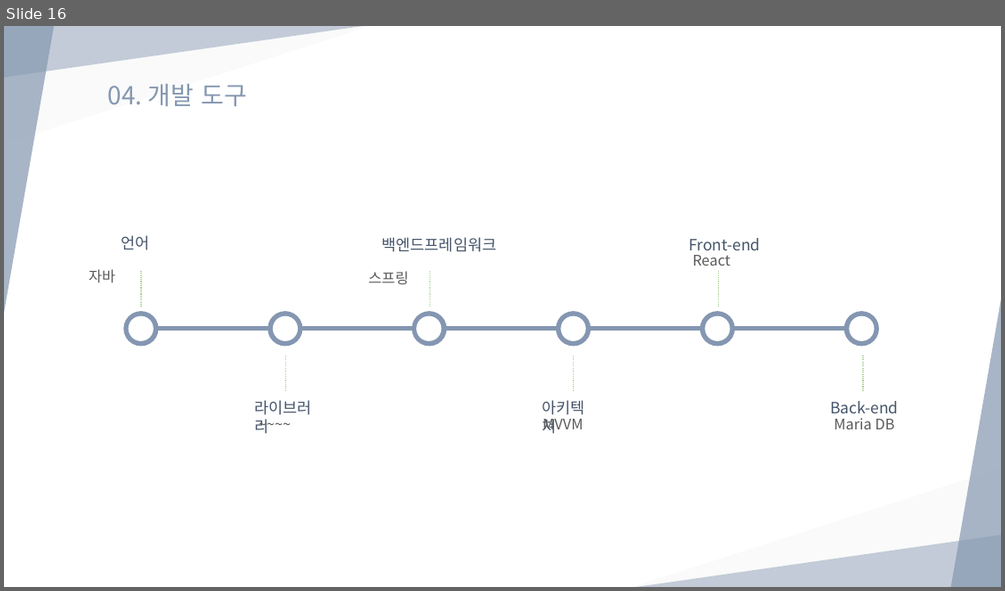
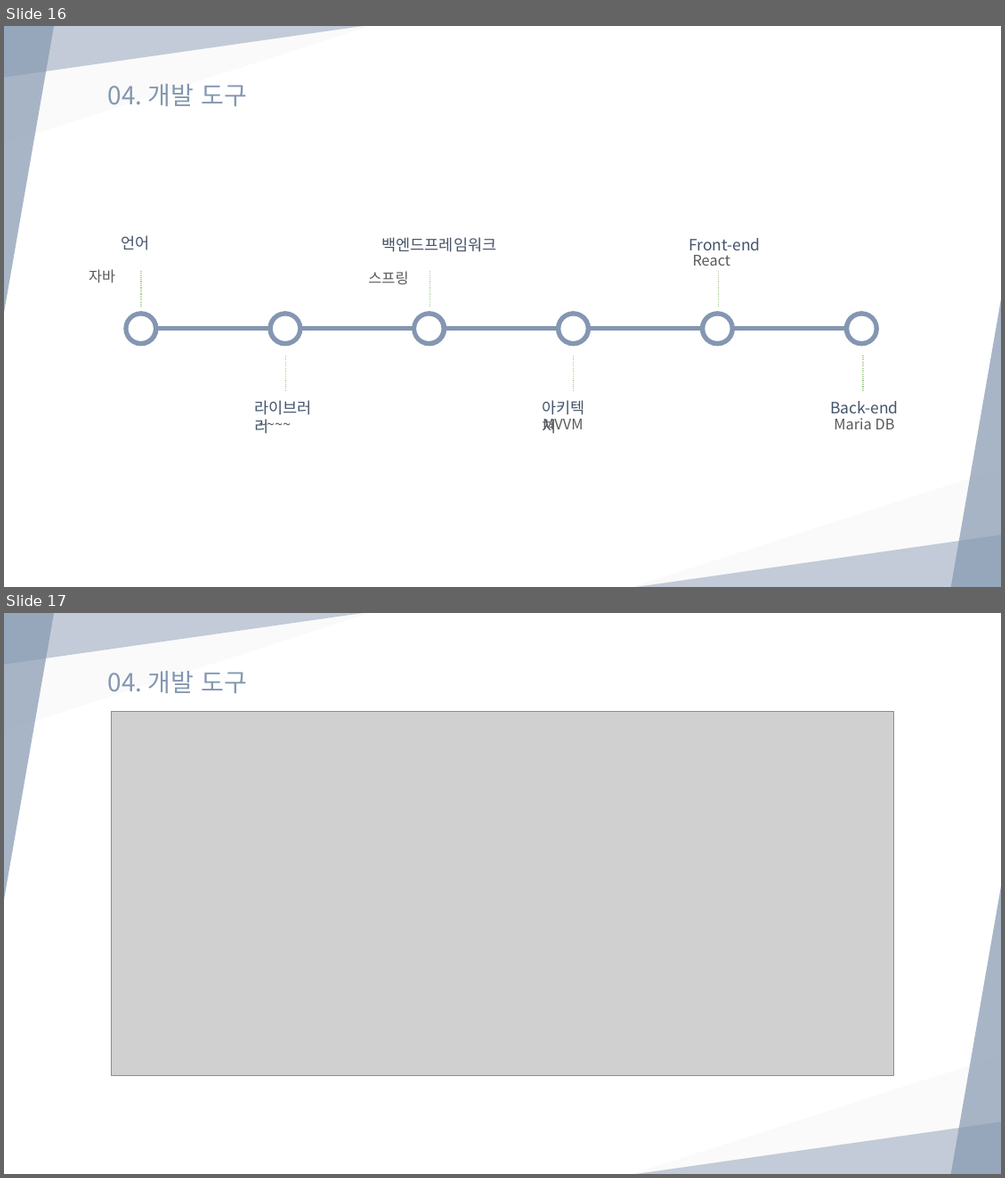
Before and after one commit to cyj2857/hanzari, a slide deck: documents/PPT/한자리.pptx. Shown one above the other, each under a label of ours: slide 16 before the commit, slides 16 and 17 after it. The pictures are 1005x591 and 1005x1178 pixels, drawn with LibreOffice and Linux fonts; fonts in the diff are those of the drawing; grey boxes stand for pictures. Boxes give left, top, right and bottom in pixels: in the first picture for what was removed or moved away, otherwise in the second. Text is boxed around its words. In the diff, an @@ line names an element or a change of style, - is before the commit and + after.

Commit message:
한자리.pptx architecture 추가

```diff
--- a/documents/PPT/한자리.pptx
+++ b/documents/PPT/한자리.pptx
@@ slide 17 added at bbox=[4, 613, 1001, 1174], background #FFFFFF @@
@@ right triangle added at bbox=[4, 613, 372, 731], fill #F2F2F2 at 31% opacity @@
@@ right triangle added at bbox=[4, 613, 54, 900], fill #8497B0 at 70% opacity @@
@@ right triangle added at bbox=[4, 613, 369, 665], fill #8497B0 at 47% opacity @@
@@ text added at bbox=[108, 671, 247, 693], 24 pt, text #8497B0 @@
+04. 개발 도구
@@ picture added at bbox=[111, 711, 894, 1076] @@
@@ right triangle added at bbox=[951, 887, 1001, 1174], fill #8497B0 at 70% opacity @@
@@ right triangle added at bbox=[633, 1055, 1001, 1174], fill #F2F2F2 at 31% opacity @@
@@ right triangle added at bbox=[637, 1121, 1001, 1174], fill #8497B0 at 47% opacity @@
```
